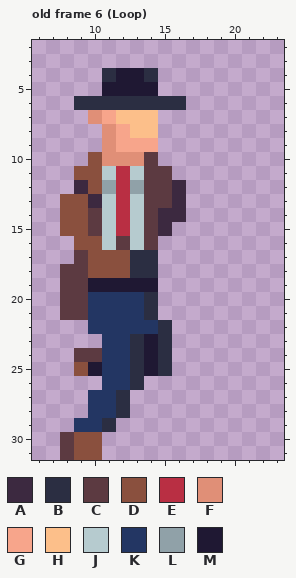
File history of a pixel-art file, Assets/Player/Player.ase. Above, as it was before the edit.
24x32 pixels, 6 frames. Shown: old frame 6 (Loop): x 6..23, y 2..31. The commit also changed other frames, which this record leaves out.
Visible layers, top first: "Head", "Body", "Legs", "Layer".
Palette (. is transparent): A #3c2940  B #2b2e42  C #5c3a41  D #8a503e  E #b92f43  F #e08f77  G #f7a58b  H #fcbf8a  J #b6cbcf  K #233663  L #90a1a8  M #1f1833
Pixels before, old frame 6 (Loop), first column x 8:
 4 ...BMMB..
 5 ...MMMM..
 6 .BBBBBBBB
 7 ..FGHHH..
 8 ...FGHH..
 9 ...FGGG..
10 ..DFFFC..
11 .DDJEJCC.
12 .ADLELCCA
13 DDAJEJCCA
14 DDCJEJCAA
15 DDCJEJCA.
16 .DDJCJC..
17 .CDDDBB..
18 CCDDDBB..
19 CCMMMMM..
20 CCKKKKB..
21 CCKKKKB..
22 ..KKKKKB.
23 ...KKBMB.
24 .CCKKBMB.
25 .DMKKBMB.
26 ...KKB...
27 ..KKB....
28 ..KKB....
29 .KKB.....
30 CDD......
31 CDD......
The same view after the edit:
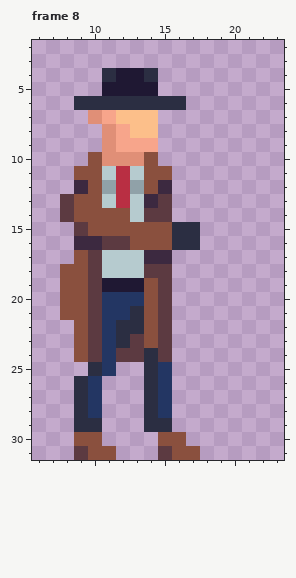
A new or re-ordered frame is compared with the old frame closest to it.
Commit message: Player: Taser and interaction animation
Change:
frames 6 -> 8
Changed rows in their new state; - is an unchanged pixel.
Frame 8 is new; against old frame 6 (Loop), layers "Body", "Legs":
first column x 8:
10 ------D---
11 ------DD--
12 ------DA.-
13 C-D---A-.-
14 C-DDD--C.-
15 .CDDDDDDBB
16 -AAC-DDDBB
17 -DCJJJAA--
18 DDCJJJCC--
19 DDC---DC--
20 DDC---DC--
21 DDC--BDC--
22 -DC-BBDC--
23 -DC-BCDC--
24 -D--CCBC--
25 -.B-..BK--
26 -BK...BK--
27 -B-..-BK--
28 -B-..-BK--
29 -BB.--BB--
30 .------DD-
31 .C-D---CDD
Pixel boxes of the changes (left, top, right, bottom) in both pictures:
changed: (60, 152, 200, 460)
